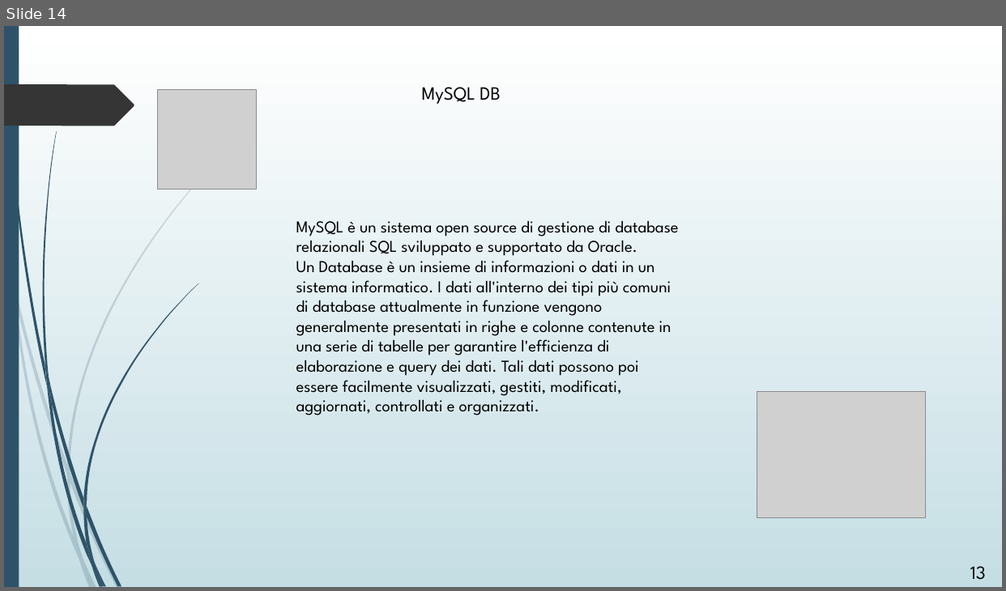
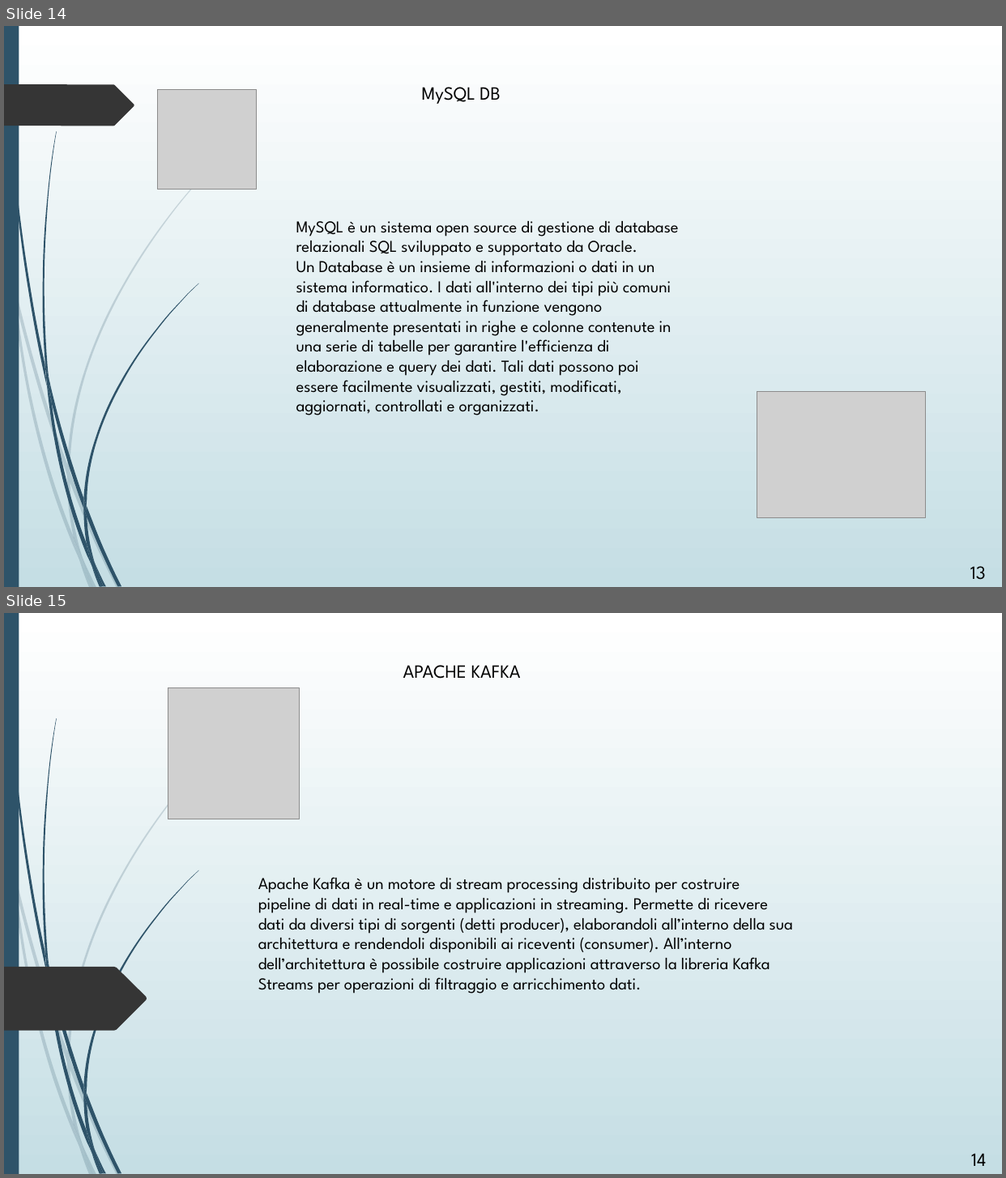
Before and after one commit to MatteoMa/MyAcquarium, a slide deck: presentazione applicazione.pptx. Shown one above the other, each under a label of ours: slide 14 before the commit, slides 14 and 15 after it. The pictures are 1006x591 and 1006x1178 pixels, drawn with LibreOffice and Linux fonts; fonts in the diff are those of the drawing; grey boxes stand for pictures. Boxes give left, top, right and bottom in pixels: in the first picture for what was removed or moved away, otherwise in the second. Text is boxed around its words. In the diff, an @@ line names an element or a change of style, - is before the commit and + after.

Commit message:
Aggiornamento
Aggiunto Kafka

```diff
--- a/presentazione applicazione.pptx
+++ b/presentazione applicazione.pptx
@@ slide 15 added at [4, 613, 1002, 1174], background gradient #FFFFFF to #C5DEE5; not listed: 23 template elements that a slide beside it also shows @@
@@ text added at [403, 665, 521, 679], 18 pt, text #000000 @@
+APACHE KAFKA
@@ picture added at [168, 688, 299, 819] @@
@@ text added at [258, 877, 793, 994], 16 pt, text #000000 @@
+Apache Kafka è un motore di stream processing distribuito per costruire pipeline di dati in real-time e applicazioni in streaming. Permette di ricevere dati da diversi tipi di sorgenti (detti producer), elaborandoli all’interno della sua architettura e rendendoli disponibili ai riceventi (consumer). All’interno dell’architettura è possibile costruire applicazioni attraverso la libreria Kafka Streams per operazioni di filtraggio e arricchimento dati.
@@ freeform shape added at [4, 967, 147, 1031], fill #353535 @@
@@ text added at [971, 1153, 986, 1166], 18 pt, text #000000 @@
+14
```
Also in this commit, not shown: 1 slide changed.
